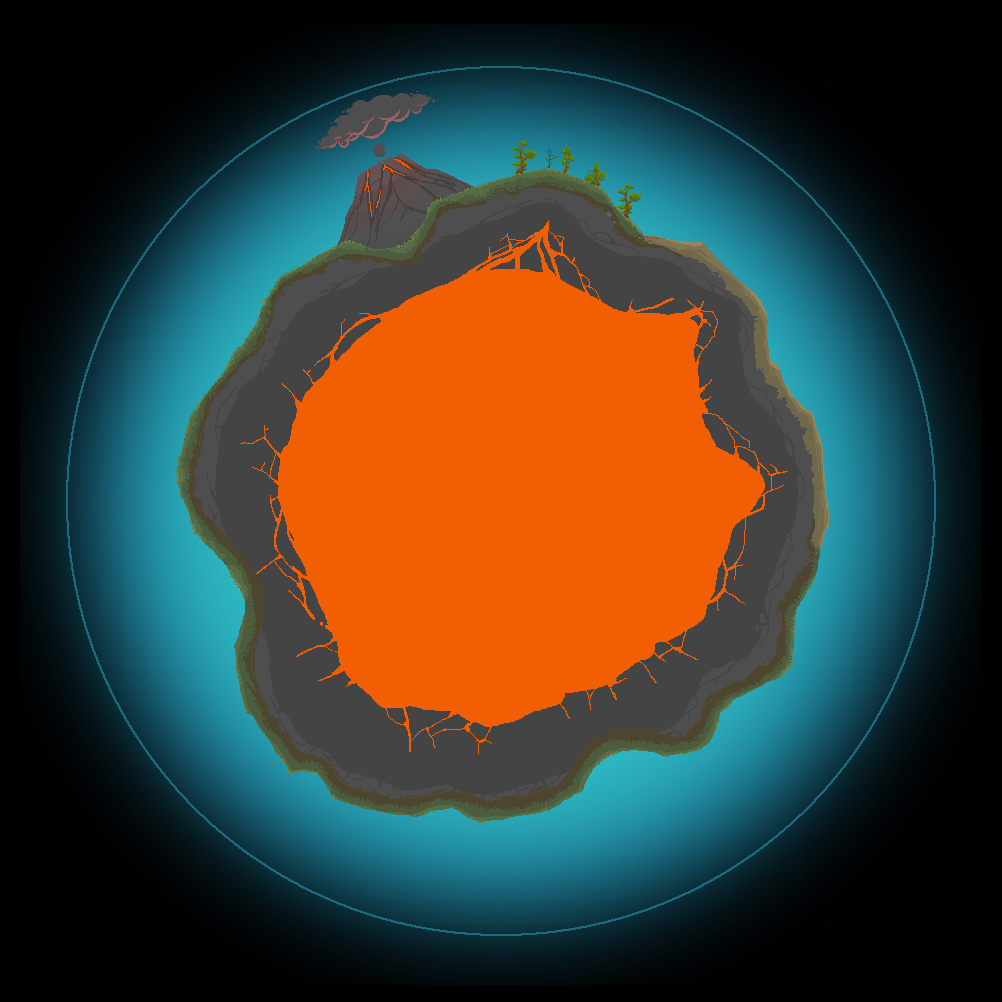
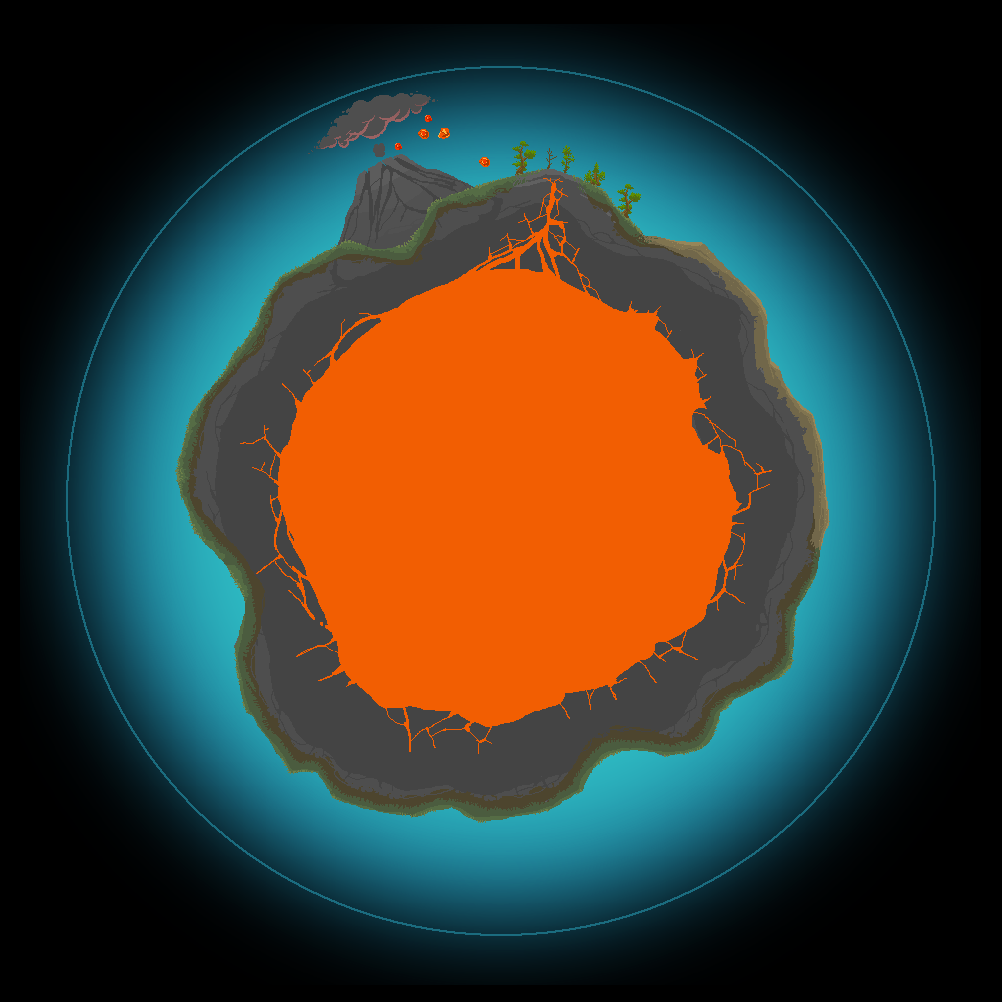
Layers edited between the first and the second 1002x1002 image:
moved "Clouds" into group "Volcanic Particles" over [394, 115, 432, 157]
added layer "Layer 31 copy" in group "volcanic rocks" over [395, 143, 402, 150]
added layer "Layer 31" in group "volcanic rocks" over [425, 115, 432, 122]
added layer "Layer 32" in group "volcanic rocks" over [438, 128, 450, 139]
added layer "Layer 30 copy" in group "volcanic rocks" over [479, 157, 490, 167]
added layer "Layer 30" in group "volcanic rocks" over [418, 129, 429, 139]
painted on "GroundMaterialMask" over [509, 168, 591, 204]
showed "Volcano" over [329, 154, 503, 287]
painted on "Lava" over [518, 178, 788, 543]
